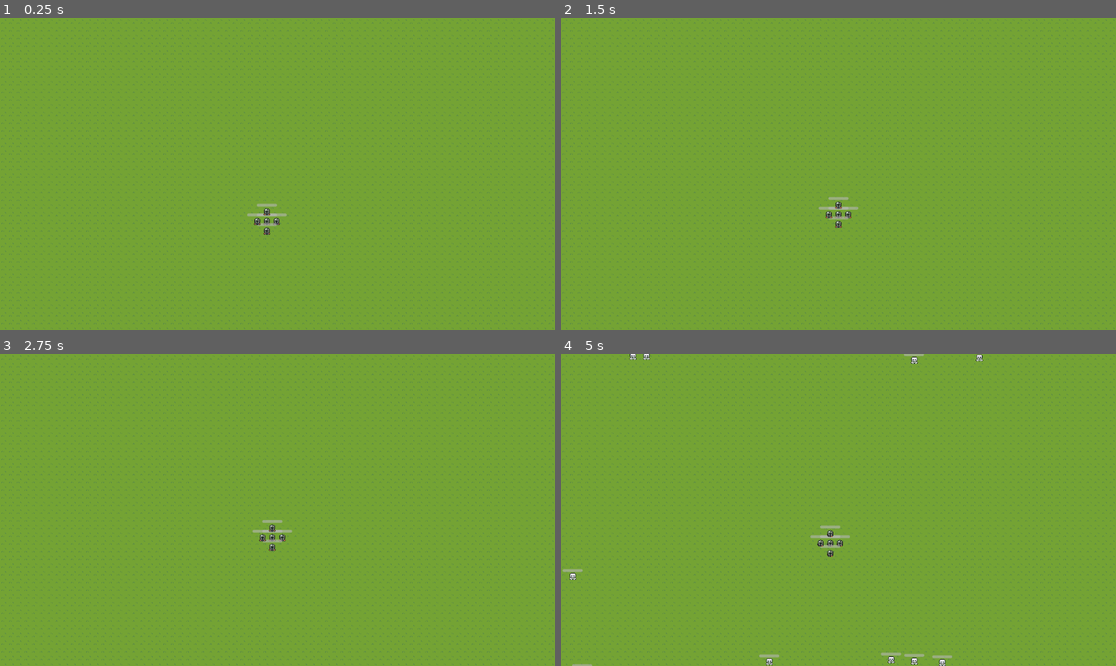
Above: before the commit, frames 1-4 (two rows, left to right).
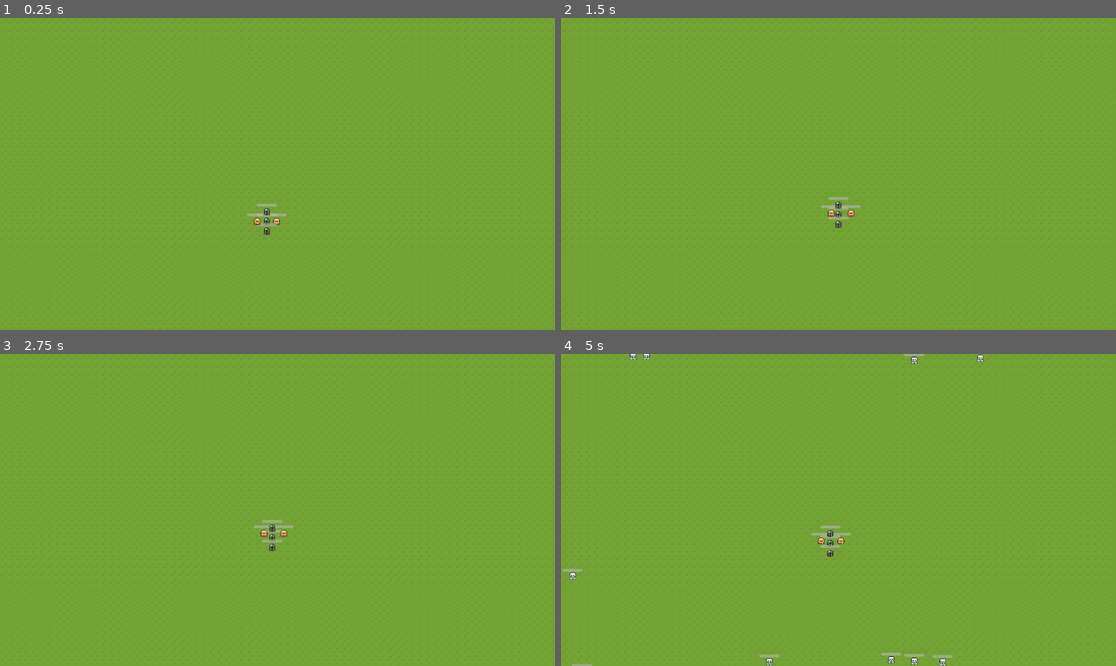
Above: after the commit, the same moments.

Repository: lm98/team-survival
Game: Godot game, scene res://scenes/game.tscn
Same seed, same stepped clock (60 frames per second), same inputs: the game is played once before the commit and once after it.
Inputs (mouse positions are in pixels of both pictures, inside the frame that each line leads up to):
- Up to frame 1 (0.25 s): no input
- Up to frame 2 (1.5 s): tap Enter at 0.5 s; move the mouse to (960, 158) at 0.52 s; click (960, 158) at 0.6 s; move the mouse to (727, 189) at 1.27 s; click (727, 189) at 1.35 s
- Up to frame 3 (2.75 s): move the mouse to (333, 441) at 2.02 s; click (333, 441) at 2.1 s
- Up to frame 4 (5 s): move the mouse to (810, 572) at 2.77 s; click (810, 572) at 2.85 s; move the mouse to (1005, 556) at 3.52 s; click (1005, 556) at 3.6 s; move the mouse to (672, 463) at 4.27 s; click (672, 463) at 4.35 s

The runs differ from the first frame. In frame 1, less than 0.1% of the frame differs, in the area x 45-51%, y 63-67%; in frame 2, 0.2%; in frame 3, 0.2%; in frame 4, 0.3%, in the area x 1-77%, y 0-100%.

Commit message:
feat: add simple combat

Diff:
--- a/scenes/attack/attack.tscn
+++ b/scenes/attack/attack.tscn
@@ -1,6 +1,9 @@
-[gd_scene load_steps=2 format=3 uid="uid://28x2786l5xit"]
+[gd_scene load_steps=3 format=3 uid="uid://28x2786l5xit"]
 
 [ext_resource type="PackedScene" uid="uid://bspqrsf7x4l" path="res://scenes/attack/hit_box.tscn" id="3_nu0ot"]
+
+[sub_resource type="CircleShape2D" id="CircleShape2D_xoa8m"]
+radius = 13.3333
 
 [node name="Attack" type="Node2D"]
 scale = Vector2(1.5, 1.5)
@@ -10,6 +13,9 @@
 [node name="Hitbox" parent="." instance=ExtResource("3_nu0ot")]
 visible = true
 
+[node name="CollisionShape2D" parent="Hitbox" index="0"]
+shape = SubResource("CircleShape2D_xoa8m")
+
 [connection signal="animation_finished" from="AnimatedSprite2D" to="." method="_on_animated_sprite_2d_animation_finished"]
 
 [editable path="Hitbox"]
--- /dev/null
+++ b/scenes/attack/attack_component.tscn
@@ -0,0 +1,12 @@
+[gd_scene load_steps=3 format=3 uid="uid://buy6hm5kn22hk"]
+
+[ext_resource type="Script" path="res://scripts/attack/attack_component.gd" id="1_4o4y8"]
+[ext_resource type="PackedScene" uid="uid://c8nr2kuexqbte" path="res://scenes/attack/attack_range.tscn" id="1_mmcso"]
+
+[node name="AttackComponent" type="Node"]
+script = ExtResource("1_4o4y8")
+
+[node name="AttackRange" parent="." instance=ExtResource("1_mmcso")]
+script = null
+
+[editable path="AttackRange"]
--- /dev/null
+++ b/scenes/attack/attack_range.tscn
@@ -0,0 +1,10 @@
+[gd_scene load_steps=2 format=3 uid="uid://c8nr2kuexqbte"]
+
+[ext_resource type="Script" path="res://scripts/attack/attack_range.gd" id="1_7f5ya"]
+
+[node name="AttackRange" type="Area2D"]
+script = ExtResource("1_7f5ya")
+
+[node name="CollisionShape2D" type="CollisionShape2D" parent="."]
+
+[connection signal="area_entered" from="." to="." method="_on_area_entered"]
--- a/scenes/attack/double_slash.tscn
+++ b/scenes/attack/double_slash.tscn
@@ -37,23 +37,24 @@
 }],
 "loop": false,
 "name": &"default",
-"speed": 6.0
+"speed": 4.0
 }]
 
 [sub_resource type="CircleShape2D" id="CircleShape2D_msbwv"]
 radius = 22.0
 
 [node name="DoubleSlash" type="Node2D"]
-scale = Vector2(1.5, 1.5)
+scale = Vector2(0.5, 0.5)
 script = ExtResource("1_uh8bp")
 
 [node name="AnimatedSprite2D" type="AnimatedSprite2D" parent="."]
 sprite_frames = SubResource("SpriteFrames_vbm0q")
-frame = 2
-frame_progress = 0.652744
+frame = 3
+frame_progress = 1.0
 
 [node name="Hitbox" parent="." instance=ExtResource("2_uddoh")]
 visible = true
+damage = 10.0
 
 [node name="CollisionShape2D" parent="Hitbox" index="0"]
 shape = SubResource("CircleShape2D_msbwv")
--- /dev/null
+++ b/scenes/attack/energy_ball_big.tscn
@@ -0,0 +1,91 @@
+[gd_scene load_steps=13 format=3 uid="uid://b8qg7dj87jjfp"]
+
+[ext_resource type="Texture2D" uid="uid://64noywiinjui" path="res://assets/attacks/BigEnergyBall.png" id="1_02xuw"]
+[ext_resource type="PackedScene" uid="uid://bspqrsf7x4l" path="res://scenes/attack/hit_box.tscn" id="1_67c55"]
+[ext_resource type="Script" path="res://scripts/attack/energy_ball_big.gd" id="1_wskdl"]
+
+[sub_resource type="AtlasTexture" id="AtlasTexture_cs31g"]
+atlas = ExtResource("1_02xuw")
+region = Rect2(48, 0, 24, 24)
+
+[sub_resource type="AtlasTexture" id="AtlasTexture_vlfwe"]
+atlas = ExtResource("1_02xuw")
+region = Rect2(72, 0, 24, 24)
+
+[sub_resource type="AtlasTexture" id="AtlasTexture_vl1r6"]
+atlas = ExtResource("1_02xuw")
+region = Rect2(0, 0, 24, 24)
+
+[sub_resource type="AtlasTexture" id="AtlasTexture_1q3d5"]
+atlas = ExtResource("1_02xuw")
+region = Rect2(24, 0, 24, 24)
+
+[sub_resource type="AtlasTexture" id="AtlasTexture_j7x31"]
+atlas = ExtResource("1_02xuw")
+region = Rect2(48, 0, 24, 24)
+
+[sub_resource type="AtlasTexture" id="AtlasTexture_4fi2l"]
+atlas = ExtResource("1_02xuw")
+region = Rect2(72, 0, 24, 24)
+
+[sub_resource type="SpriteFrames" id="SpriteFrames_hvqg0"]
+animations = [{
+"frames": [{
+"duration": 1.0,
+"texture": SubResource("AtlasTexture_cs31g")
+}, {
+"duration": 1.0,
+"texture": SubResource("AtlasTexture_vlfwe")
+}],
+"loop": true,
+"name": &"flying",
+"speed": 3.0
+}, {
+"frames": [{
+"duration": 1.0,
+"texture": SubResource("AtlasTexture_vl1r6")
+}, {
+"duration": 1.0,
+"texture": SubResource("AtlasTexture_1q3d5")
+}, {
+"duration": 1.0,
+"texture": SubResource("AtlasTexture_j7x31")
+}, {
+"duration": 1.0,
+"texture": SubResource("AtlasTexture_4fi2l")
+}],
+"loop": false,
+"name": &"start",
+"speed": 5.0
+}]
+
+[sub_resource type="CircleShape2D" id="CircleShape2D_gs6ne"]
+radius = 14.0159
+
+[sub_resource type="CircleShape2D" id="CircleShape2D_k1n32"]
+
+[node name="EnergyBallBig" type="CharacterBody2D"]
+top_level = true
+rotation = 1.5708
+scale = Vector2(0.5, 0.5)
+collision_layer = 0
+collision_mask = 0
+script = ExtResource("1_wskdl")
+
+[node name="AnimatedSprite2D" type="AnimatedSprite2D" parent="."]
+sprite_frames = SubResource("SpriteFrames_hvqg0")
+animation = &"flying"
+frame_progress = 0.513314
+
+[node name="Hitbox" parent="." instance=ExtResource("1_67c55")]
+visible = true
+damage = 15.0
+
+[node name="CollisionShape2D" parent="Hitbox" index="0"]
+shape = SubResource("CircleShape2D_gs6ne")
+
+[node name="CollisionShape2D" type="CollisionShape2D" parent="."]
+visible = false
+shape = SubResource("CircleShape2D_k1n32")
+
+[editable path="Hitbox"]
--- a/scenes/attack/hurt_box.tscn
+++ b/scenes/attack/hurt_box.tscn
@@ -1,6 +1,6 @@
 [gd_scene load_steps=2 format=3 uid="uid://bm7fkhs8ftvdl"]
 
-[ext_resource type="Script" path="res://scripts/hurt_box.gd" id="1_5d6we"]
+[ext_resource type="Script" path="res://scripts/attack/hurt_box.gd" id="1_5d6we"]
 
 [node name="HurtBox" type="Area2D"]
 script = ExtResource("1_5d6we")
--- a/scenes/enemy/skeleton.tscn
+++ b/scenes/enemy/skeleton.tscn
@@ -60,6 +60,7 @@
 radius = 12.0
 
 [node name="Skeleton" type="CharacterBody2D"]
+motion_mode = 1
 script = ExtResource("1_cj0da")
 
 [node name="AnimatedSprite2D" type="AnimatedSprite2D" parent="."]
--- a/scenes/game.tscn
+++ b/scenes/game.tscn
@@ -473,15 +473,15 @@
 [sub_resource type="Resource" id="Resource_u3ee6"]
 script = ExtResource("5_rwukp")
 time_start = 0
-time_end = 5
+time_end = 100
 enemy_res = ExtResource("3_0e35p")
 enemy_number = 10
 spawn_delay = 1
 
-[node name="Game" type="Node2D"]
+[node name="Game" type="Node"]
 
 [node name="CanvasLayer" type="CanvasLayer" parent="."]
-layer = -1
+layer = -30
 
 [node name="TileMap" type="TileMap" parent="CanvasLayer"]
 tile_set = SubResource("TileSet_hb1fn")
--- a/scenes/player/fighter_red.tscn
+++ b/scenes/player/fighter_red.tscn
@@ -1,8 +1,22 @@
-[gd_scene load_steps=12 format=3 uid="uid://dcce2npwnklhf"]
+[gd_scene load_steps=18 format=3 uid="uid://dcce2npwnklhf"]
 
 [ext_resource type="Script" path="res://scripts/player/team_member.gd" id="1_xvuox"]
 [ext_resource type="Texture2D" uid="uid://bcbxcmgwp8q43" path="res://assets/sprites/FighterRed.png" id="2_3g72j"]
+[ext_resource type="PackedScene" uid="uid://b8qg7dj87jjfp" path="res://scenes/attack/energy_ball_big.tscn" id="2_84tpy"]
 [ext_resource type="PackedScene" uid="uid://bj6kr4ty7c8f3" path="res://scenes/util/health_component.tscn" id="3_c5mrm"]
+[ext_resource type="PackedScene" uid="uid://c8nr2kuexqbte" path="res://scenes/attack/attack_range.tscn" id="5_g35as"]
+
+[sub_resource type="AtlasTexture" id="AtlasTexture_nq3jn"]
+atlas = ExtResource("2_3g72j")
+region = Rect2(48, 0, 16, 16)
+
+[sub_resource type="AtlasTexture" id="AtlasTexture_l0yik"]
+atlas = ExtResource("2_3g72j")
+region = Rect2(48, 16, 16, 16)
+
+[sub_resource type="AtlasTexture" id="AtlasTexture_gkclw"]
+atlas = ExtResource("2_3g72j")
+region = Rect2(48, 64, 16, 16)
 
 [sub_resource type="AtlasTexture" id="AtlasTexture_ba867"]
 atlas = ExtResource("2_3g72j")
@@ -26,6 +40,20 @@
 
 [sub_resource type="SpriteFrames" id="SpriteFrames_jpgfh"]
 animations = [{
+"frames": [{
+"duration": 1.0,
+"texture": SubResource("AtlasTexture_nq3jn")
+}, {
+"duration": 1.0,
+"texture": SubResource("AtlasTexture_l0yik")
+}, {
+"duration": 1.0,
+"texture": SubResource("AtlasTexture_gkclw")
+}],
+"loop": true,
+"name": &"attack",
+"speed": 5.0
+}, {
 "frames": [{
 "duration": 1.0,
 "texture": SubResource("AtlasTexture_ba867")
@@ -57,7 +85,11 @@
 
 [sub_resource type="CircleShape2D" id="CircleShape2D_32xss"]
 
+[sub_resource type="CircleShape2D" id="CircleShape2D_uyhix"]
+radius = 61.0082
+
 [node name="FighterRed" type="CharacterBody2D"]
+motion_mode = 1
 script = ExtResource("1_xvuox")
 
 [node name="AnimatedSprite2D" type="AnimatedSprite2D" parent="."]
@@ -66,6 +98,7 @@
 autoplay = "idle"
 
 [node name="CollisionShape2D" type="CollisionShape2D" parent="."]
+visible = false
 position = Vector2(0, 1)
 shape = SubResource("RectangleShape2D_pv73l")
 
@@ -74,11 +107,22 @@
 health = 30
 
 [node name="HurtBox" type="Area2D" parent="."]
+visible = false
 collision_layer = 0
 collision_mask = 4
 
 [node name="CollisionShape2D" type="CollisionShape2D" parent="HurtBox"]
 shape = SubResource("CircleShape2D_32xss")
 
+[node name="AttackRange" parent="." instance=ExtResource("5_g35as")]
+collision_layer = 0
+collision_mask = 4
+attack_res = ExtResource("2_84tpy")
+
+[node name="CollisionShape2D" parent="AttackRange" index="0"]
+shape = SubResource("CircleShape2D_uyhix")
+
 [connection signal="health_depleted" from="HealthComponent" to="." method="_on_health_component_health_depleted"]
 [connection signal="body_entered" from="HurtBox" to="." method="_on_hurt_box_body_entered"]
+
+[editable path="AttackRange"]
--- a/scenes/player/knight.tscn
+++ b/scenes/player/knight.tscn
@@ -4,7 +4,7 @@
 [ext_resource type="Texture2D" uid="uid://dbrxy7k8eijxk" path="res://assets/sprites/Knight.png" id="2_ndwat"]
 [ext_resource type="PackedScene" uid="uid://l55klmwpilo" path="res://scenes/attack/double_slash.tscn" id="2_whupb"]
 [ext_resource type="PackedScene" uid="uid://bj6kr4ty7c8f3" path="res://scenes/util/health_component.tscn" id="3_274eg"]
-[ext_resource type="PackedScene" uid="uid://bspqrsf7x4l" path="res://scenes/attack/hit_box.tscn" id="4_yii0h"]
+[ext_resource type="PackedScene" uid="uid://c8nr2kuexqbte" path="res://scenes/attack/attack_range.tscn" id="4_ycem0"]
 
 [sub_resource type="AtlasTexture" id="AtlasTexture_5c7gr"]
 atlas = ExtResource("2_ndwat")
@@ -57,13 +57,13 @@
 [sub_resource type="RectangleShape2D" id="RectangleShape2D_5vl7d"]
 size = Vector2(12, 14)
 
-[sub_resource type="CircleShape2D" id="CircleShape2D_a7k3u"]
-radius = 34.0
+[sub_resource type="CircleShape2D" id="CircleShape2D_q2j07"]
+radius = 16.0312
 
 [node name="Knight" type="CharacterBody2D"]
+motion_mode = 1
 script = ExtResource("1_32owt")
 speed = 40
-attack_res = ExtResource("2_whupb")
 
 [node name="AnimatedSprite2D" type="AnimatedSprite2D" parent="."]
 sprite_frames = SubResource("SpriteFrames_0a15o")
@@ -80,15 +80,14 @@
 position = Vector2(0, -10)
 health = 50
 
-[node name="AttackRange" parent="." instance=ExtResource("4_yii0h")]
-visible = true
+[node name="AttackRange" parent="." instance=ExtResource("4_ycem0")]
+collision_layer = 0
 collision_mask = 4
-script = null
+attack_res = ExtResource("2_whupb")
 
 [node name="CollisionShape2D" parent="AttackRange" index="0"]
-shape = SubResource("CircleShape2D_a7k3u")
+shape = SubResource("CircleShape2D_q2j07")
 
 [connection signal="health_depleted" from="HealthComponent" to="." method="_on_health_component_health_depleted"]
-[connection signal="area_entered" from="AttackRange" to="." method="_on_attack_range_area_entered"]
 
 [editable path="AttackRange"]
--- a/scenes/player/team_member.tscn
+++ b/scenes/player/team_member.tscn
@@ -7,6 +7,7 @@
 [sub_resource type="SpriteFrames" id="SpriteFrames_ctp6b"]
 
 [node name="TeamMember" type="CharacterBody2D"]
+motion_mode = 1
 script = ExtResource("1_c6x2y")
 
 [node name="AnimatedSprite2D" type="AnimatedSprite2D" parent="."]
--- /dev/null
+++ b/scripts/attack/attack_component.gd
@@ -0,0 +1,8 @@
+extends Node
+
+@export var attack_res: Resource
+
+@onready var attack_range = $AttackRange
+
+func _ready():
+	pass
--- a/scripts/attack/double_slash.gd
+++ b/scripts/attack/double_slash.gd
@@ -7,3 +7,6 @@
 
 func _on_animated_sprite_2d_animation_finished():
 	queue_free()
+
+func setup_attack(enemy_hurtbox: HurtBox):
+	global_position = enemy_hurtbox.global_position
--- /dev/null
+++ b/scripts/attack/energy_ball_big.gd
@@ -0,0 +1,21 @@
+extends CharacterBody2D
+
+@export var speed: int = 80
+@export var range: int = 100
+@onready var animated_sprite_2d = $AnimatedSprite2D
+
+var travelled_distance = 0
+
+func _ready():
+	animated_sprite_2d.play("start")
+
+func _physics_process(delta):
+	var direction = Vector2.RIGHT.rotated(rotation)
+	position += direction * speed * delta
+	travelled_distance += speed * delta
+
+	if travelled_distance > range:
+		queue_free()
+
+func setup_attack(enemy_hurtbox: HurtBox):
+	look_at(enemy_hurtbox.global_position)
--- a/scripts/player/player_team.gd
+++ b/scripts/player/player_team.gd
@@ -29,7 +29,7 @@
 
 func create_test_team():
 	const member_prefabs = [
-		#preload("res://scenes/player/fighter_red.tscn"),
+		preload("res://scenes/player/fighter_red.tscn"),
 		preload("res://scenes/player/knight.tscn"),
 	]
 
--- a/scripts/player/team_member.gd
+++ b/scripts/player/team_member.gd
@@ -2,7 +2,6 @@
 
 signal member_died(member: TeamMember)
 @export var speed: int = 50
-@export var attack_res: Resource
 @onready var click_position: Vector2 = global_position
 @onready var target_position: Vector2 = global_position
 @onready var health_component = $HealthComponent
@@ -12,7 +11,7 @@
 	target_position = (click_position - global_position).normalized()
 	velocity = target_position * speed
 
-	if velocity.length() > 0.0:
+	if velocity.length() > 5.0:
 		animated_sprite.play("move")
 	else:
 		animated_sprite.play("idle")
@@ -25,12 +24,3 @@
 func _on_health_component_health_depleted():
 	member_died.emit(self)
 	queue_free()
-
-func _on_attack_range_area_entered(area: HurtBox):
-	if area == null:
-		return
-
-	print("enemy detected")
-	var attack = attack_res.instantiate()
-	add_child(attack)
-	attack.global_position = area.global_position
Binary file added: assets/attacks/BigEnergyBall.png
Not shown, added: assets/attacks/BigEnergyBall.png.import
Renamed: scripts/hurt_box.gd -> scripts/attack/hurt_box.gd
